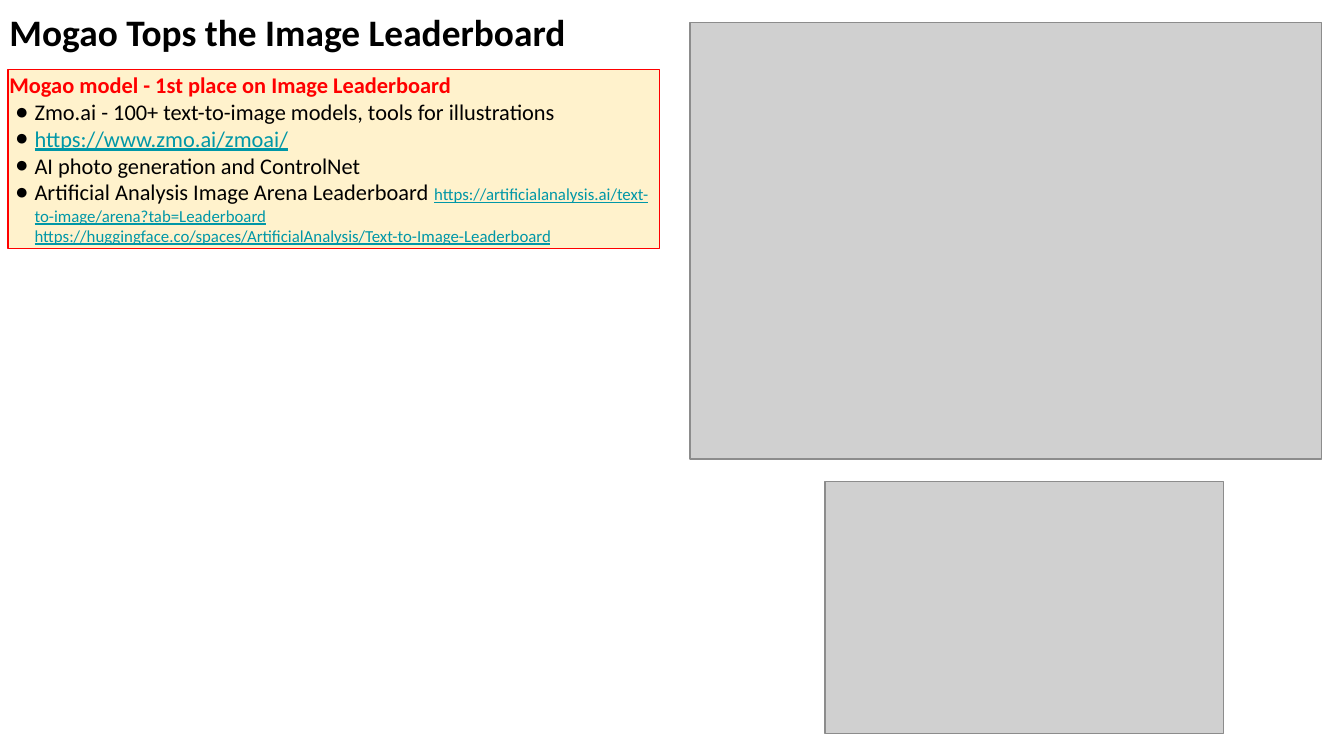
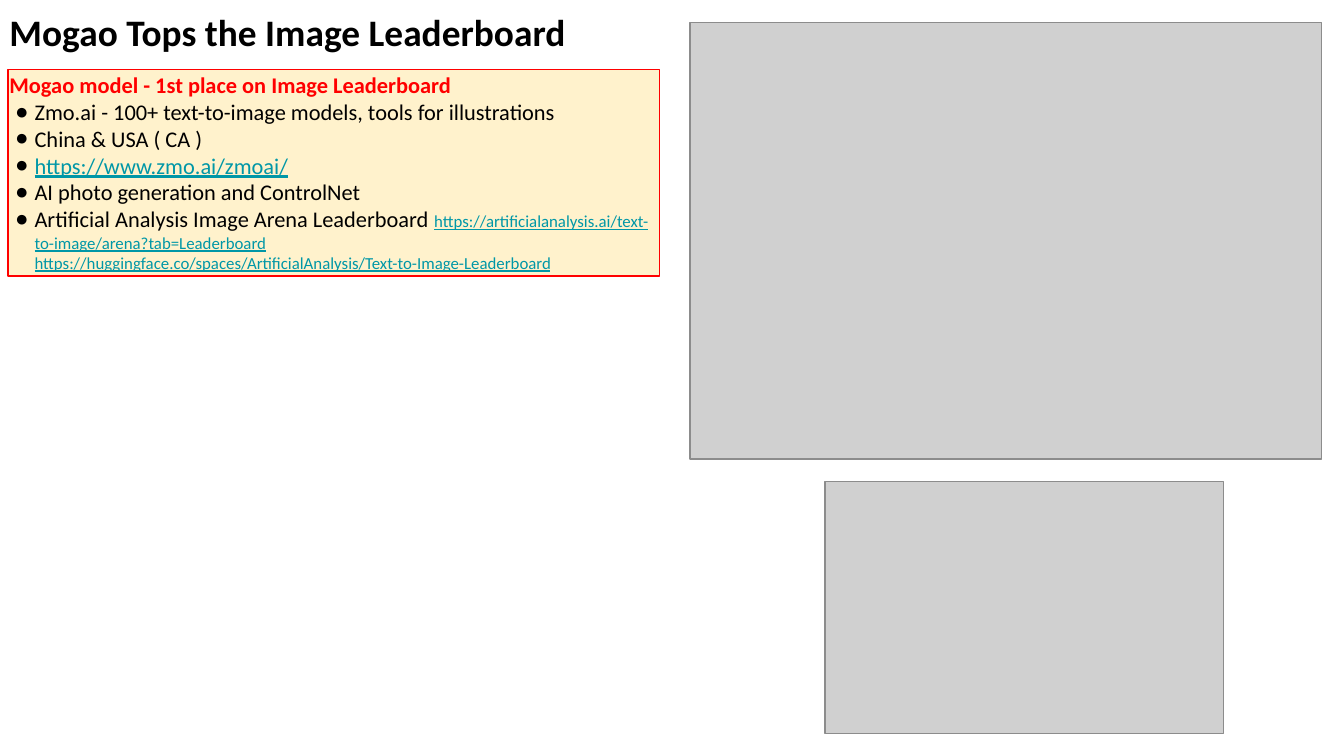
Before and after one commit to lselector/seminar, a slide deck: slide 14 of 2025/2025-04-18-AI-Updates.pptx (slide 11 before the commit). Drawn at 1344x756 pixels with LibreOffice and Linux fonts; fonts in the diff are those of the drawing; grey boxes stand for pictures. Boxes give left, top, right and bottom in pixels: in the first picture for what was removed or moved away, otherwise in the second. Text is boxed around its words. In the diff, an @@ line names an element or a change of style, - is before the commit and + after.

```diff
--- a/2025/2025-04-18-AI-Updates.pptx
+++ b/2025/2025-04-18-AI-Updates.pptx
@@ rectangle "Mogao model - 1st place ...": place and size @@
-rectangle "Mogao model - 1st place ..." at [8, 70, 660, 249]
+rectangle "Mogao model - 1st place ..." at [8, 70, 660, 277]
@@ text in rectangle at [35, 131, 190, 147]: paragraph added @@
+● China & USA ( CA )
```
Also in this commit, not shown: 4 other slides changed, 7 slides added, 2 slides removed.
